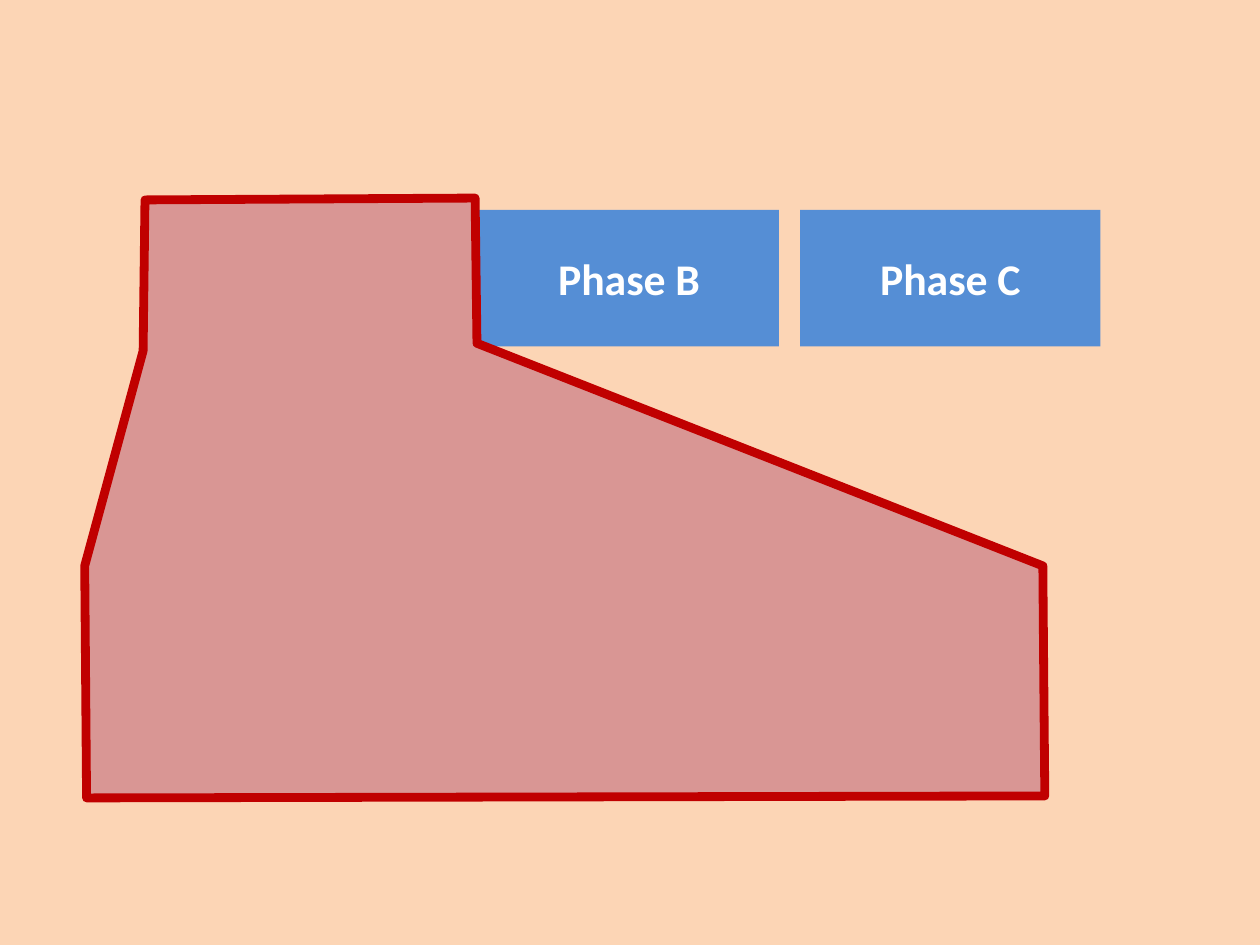
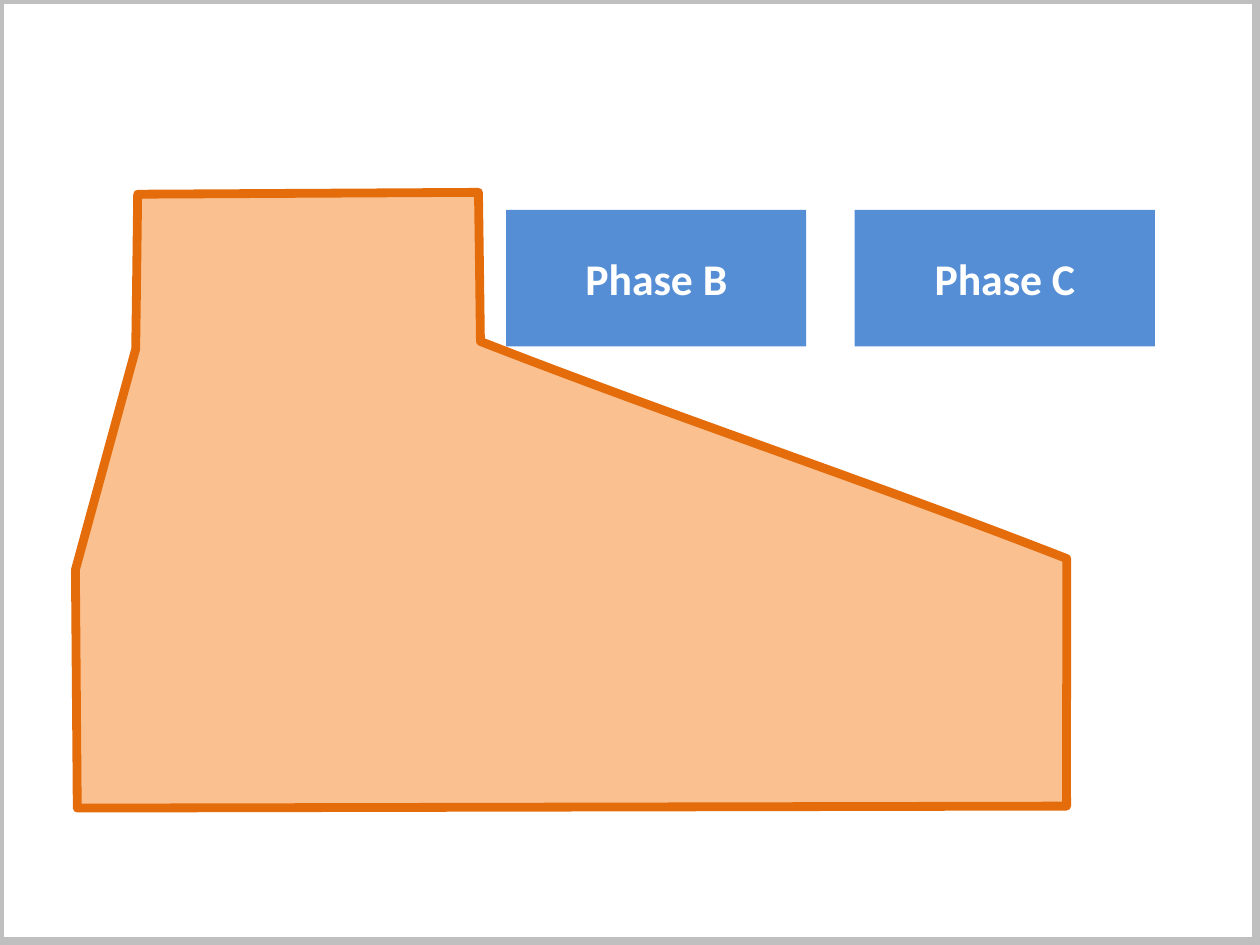
Before and after one commit to PowerPointLabs/PowerPointLabs, a slide deck: slide 2 of doc/Spotlight gif.pptx. Drawn at 1260x945 pixels with LibreOffice and Linux fonts; fonts in the diff are those of the drawing. Boxes give left, top, right and bottom in pixels: in the first picture for what was removed or moved away, otherwise in the second. Text is boxed around its words. In the diff, an @@ line names an element or a change of style, - is before the commit and + after.

```diff
--- a/doc/Spotlight gif.pptx
+++ b/doc/Spotlight gif.pptx
@@ background #FCD5B5 to #FFFFFF @@
@@ rectangle added at bbox=[0, 0, 1257, 942], outline #BFBFBF 2 pt @@
@@ freeform shape: place and size @@
-freeform shape at bbox=[85, 198, 1046, 797]
+freeform shape at bbox=[76, 192, 1068, 806]
@@ freeform shape at bbox=[76, 192, 1068, 806]: fill #D99694 to #FAC090; outline #C00000 2 pt to #E46C0A 2 pt @@
@@ rectangle at bbox=[158, 211, 457, 346]: fill #0070C0 to #558ED5 @@
@@ rectangle "Phase B": place and size @@
-rectangle "Phase B" at bbox=[479, 211, 778, 346]
+rectangle "Phase B" at bbox=[507, 211, 806, 346]
@@ rectangle "Phase C": place and size @@
-rectangle "Phase C" at bbox=[800, 211, 1099, 346]
+rectangle "Phase C" at bbox=[854, 211, 1153, 346]
@@ freeform shape: place and size @@
-freeform shape at bbox=[101, 353, 1036, 567]
+freeform shape at bbox=[101, 356, 1024, 554]
```
Also in this commit, not shown: 2 other slides changed, 1 other file.
